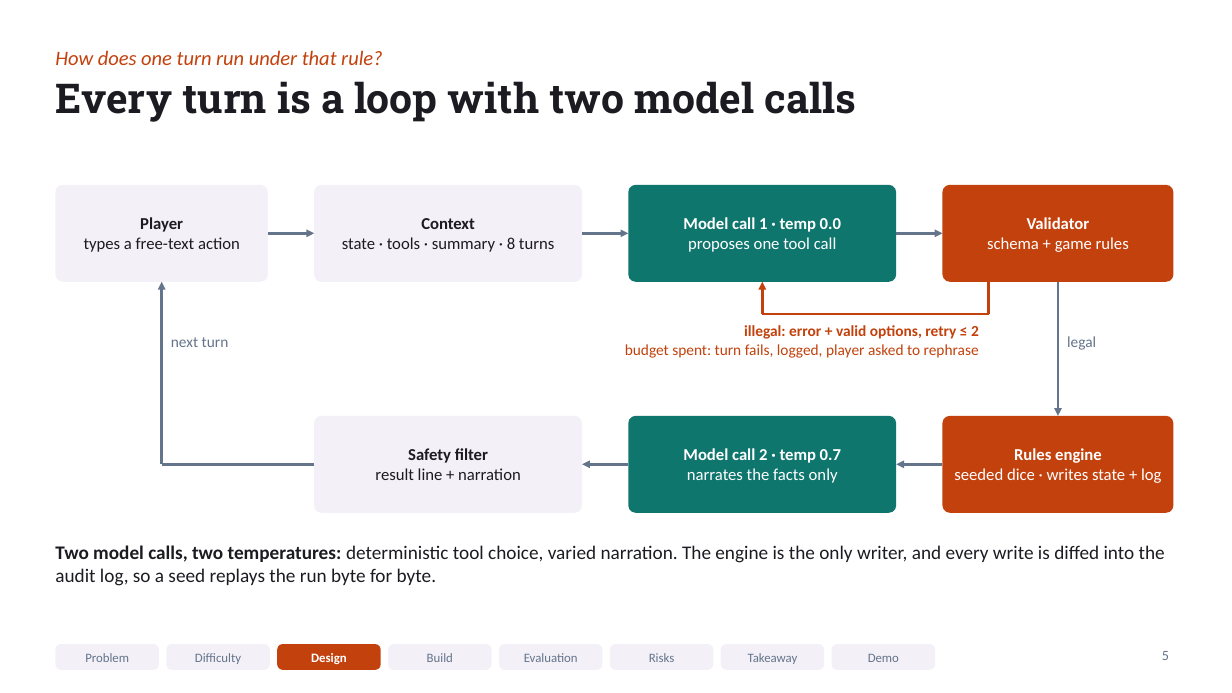
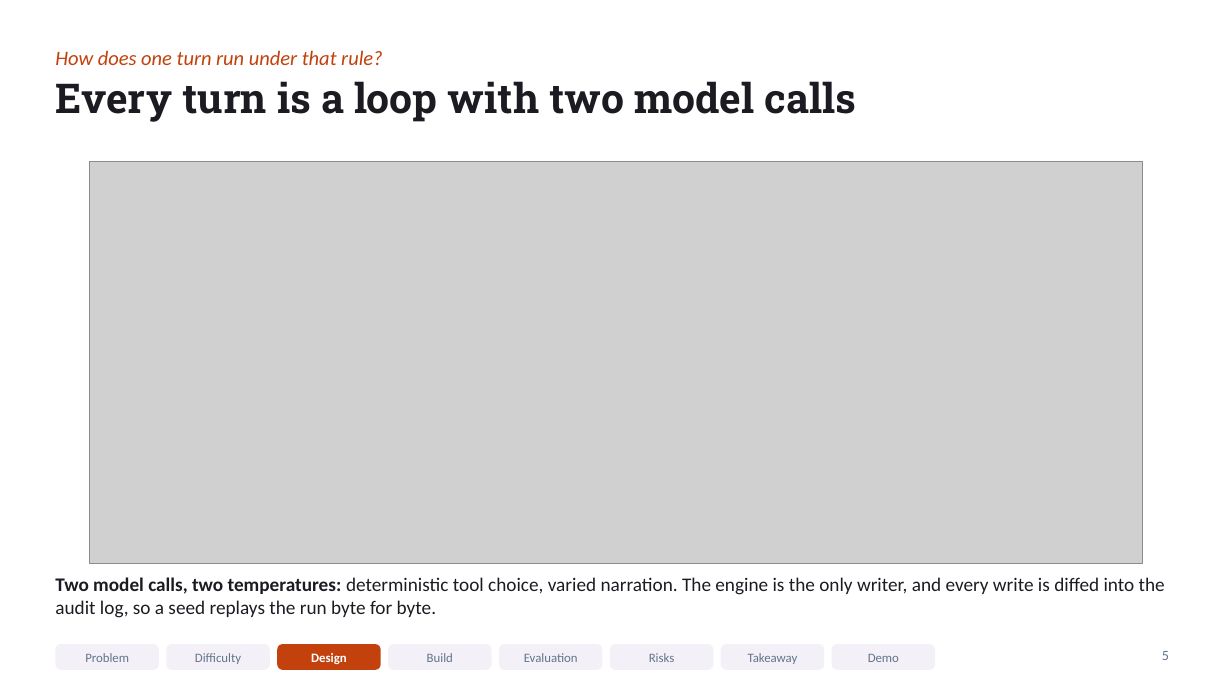
Before and after one commit to Chavaphon/AI_Dungeon_Master, a slide deck: slide 5 of docs/defence/deck.pptx. Drawn at 1232x693 pixels with LibreOffice and Linux fonts; fonts in the diff are those of the drawing; grey boxes stand for pictures. Boxes give left, top, right and bottom in pixels: in the first picture for what was removed or moved away, otherwise in the second. Text is boxed around its words. In the diff, an @@ line names an element or a change of style, - is before the commit and + after.

```diff
--- a/docs/defence/deck.pptx
+++ b/docs/defence/deck.pptx
@@ picture added at (90, 162, 1142, 564) @@
@@ rounded rectangle removed at (55, 185, 268, 282) @@
-Player
-types a free-text action
@@ rounded rectangle removed at (314, 185, 582, 282) @@
-Context
-state · tools · summary · 8 turns
@@ rounded rectangle removed at (628, 185, 897, 282) @@
-Model call 1 · temp 0.0
-proposes one tool call
@@ rounded rectangle removed at (943, 185, 1174, 282) @@
-Validator
-schema + game rules
@@ arrow removed from (268, 233) to (314, 234) @@
@@ arrow removed from (582, 233) to (628, 234) @@
@@ arrow removed from (897, 233) to (943, 234) @@
@@ arrow removed from (162, 465) to (162, 282) @@
@@ arrow removed from (762, 314) to (762, 282) @@
@@ line removed from (989, 282) to (989, 314) @@
@@ arrow removed from (1058, 282) to (1058, 416) @@
@@ text removed at (625, 325, 979, 358) @@
-illegal: error + valid options, retry ≤ 2
-budget spent: turn fails, logged, player asked to rephrase
@@ line removed from (989, 314) to (762, 314) @@
@@ text removed at (171, 337, 229, 347) @@
-next turn
@@ text removed at (1067, 336, 1096, 350) @@
-legal
@@ rounded rectangle removed at (314, 416, 582, 513) @@
-Safety filter
-result line + narration
@@ rounded rectangle removed at (628, 416, 897, 513) @@
-Model call 2 · temp 0.7
-narrates the facts only
@@ rounded rectangle removed at (943, 416, 1174, 513) @@
-Rules engine
-seeded dice · writes state + log
@@ line removed from (314, 465) to (162, 465) @@
@@ arrow removed from (628, 465) to (582, 465) @@
@@ arrow removed from (943, 465) to (897, 465) @@
@@ text "Two model calls, two temperatures: ...": place and size @@
-text "Two model calls, two temperatures: ..." at (55, 545, 1165, 586)
+text "Two model calls, two temperatures: ..." at (55, 577, 1165, 618)
```
Also in this commit, not shown: 5 other files.
